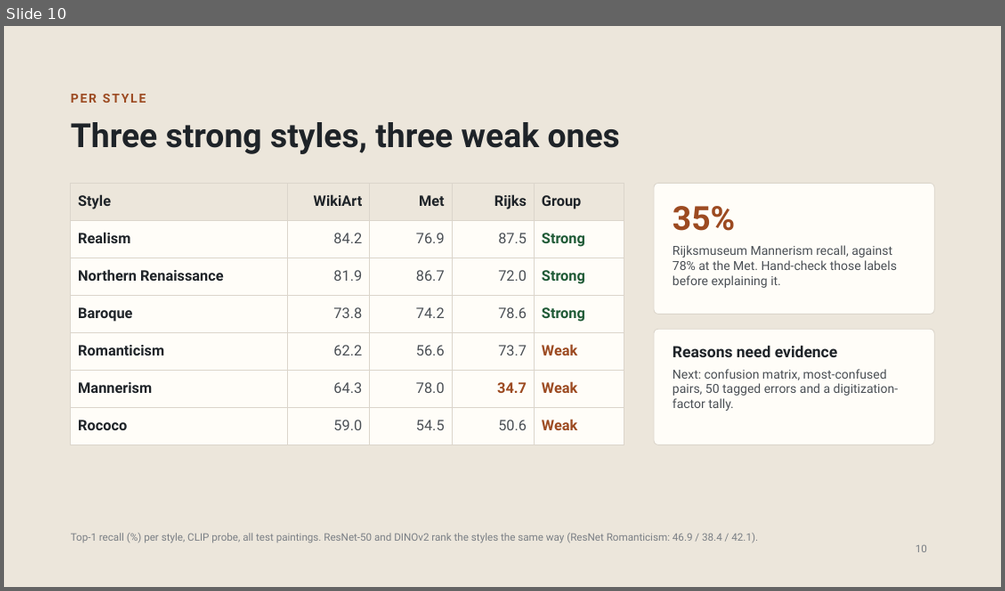
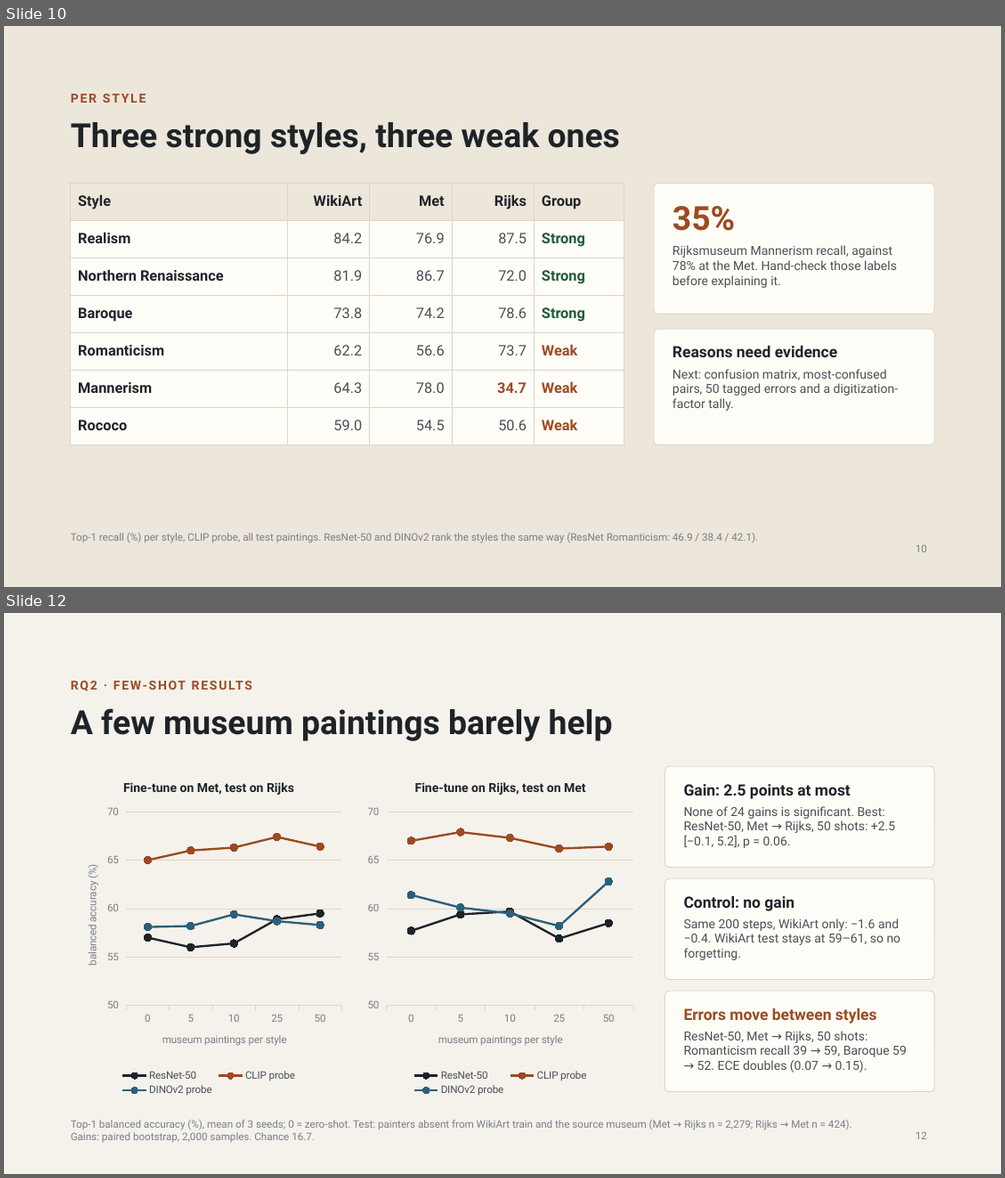
Before and after one commit to abdull254/wikiart-to-museum, a slide deck: slides/WikiArt_to_Museum_Progress_2026-11-18.pptx. Shown one above the other, each under a label of ours: slide 10 before the commit, slides 10 and 12 after it; the slides between them are not shown. The pictures are 1005x591 and 1005x1178 pixels, drawn with LibreOffice and Linux fonts; fonts in the diff are those of the drawing. Boxes give left, top, right and bottom in pixels: in the first picture for what was removed or moved away, otherwise in the second. Text is boxed around its words. In the diff, an @@ line names an element or a change of style, - is before the commit and + after.

Commit message:
Add RQ2 few-shot results: report, curve, run notebook, README and slide
- results/rq2/: full report (3 models x 2 directions x k = 0-50, 3 seeds), test-set sizes and floors, curve
- notebooks/rq2_fewshot.ipynb: the Nov 17 Colab run with outputs
- README, docs/settings.md, docs/todo.md: RQ2 results and settings
- Progress deck (Nov 18): RQ2 results slide, design slide and summary updated

```diff
--- a/slides/WikiArt_to_Museum_Progress_2026-11-18.pptx
+++ b/slides/WikiArt_to_Museum_Progress_2026-11-18.pptx
@@ slide 12 added at (4,613,1001,1174), background #F5F2EC @@
@@ text added at (71,674,934,695), 12 pt, text #9C4A21, bold @@
+RQ2 · FEW-SHOT RESULTS
@@ title added at (71,708,613,741), 32 pt, text #1E2328, bold @@
+A few museum paintings barely help
@@ line chart added at (71,766,348,1099) @@
+title "Fine-tune on Met, test on Rijks"
+categories: 0, 5, 10, 25, 50
+ResNet-50: 57, 56, 56.4, 58.9, 59.5
+CLIP probe: 65, 66, 66.3, 67.4, 66.4
+DINOv2 probe: 58.1, 58.2, 59.4, 58.7, 58.3
@@ line chart added at (362,766,639,1099) @@
+title "Fine-tune on Rijks, test on Met"
+categories: 0, 5, 10, 25, 50
+ResNet-50: 57.7, 59.4, 59.7, 56.9, 58.5
+CLIP probe: 67, 67.9, 67.3, 66.2, 66.4
+DINOv2 probe: 61.4, 60.1, 59.5, 58.2, 62.8
@@ rounded rectangle added at (665,766,934,868), fill #FFFDF8, outline #DBD5CB 0.75 pt @@
@@ text added at (684,784,850,799), 15 pt, text #1E2328, bold @@
+Gain: 2.5 points at most
@@ text added at (684,806,895,848), 12 pt, text #4A4F55 @@
+None of 24 gains is significant. Best: ResNet-50, Met → Rijks, 50 shots: +2.5 [−0.1, 5.2], p = 0.06.
@@ rounded rectangle added at (665,878,934,980), fill #FFFDF8, outline #DBD5CB 0.75 pt @@
@@ text added at (684,896,794,911), 15 pt, text #1E2328, bold @@
+Control: no gain
@@ text added at (684,918,901,960), 12 pt, text #4A4F55 @@
+Same 200 steps, WikiArt only: −1.6 and −0.4. WikiArt test stays at 59–61, so no forgetting.
@@ rounded rectangle added at (665,990,934,1092), fill #FFFDF8, outline #DBD5CB 0.75 pt @@
@@ text added at (684,1008,877,1023), 15 pt, text #9C4A21, bold @@
+Errors move between styles
@@ text added at (684,1030,906,1072), 12 pt, text #4A4F55 @@
+ResNet-50, Met → Rijks, 50 shots: Romanticism recall 39 → 59, Baroque 59 → 52. ECE doubles (0.07 → 0.15).
@@ text added at (71,1119,852,1143), 10 pt, text #7A7F85 @@
+Top-1 balanced accuracy (%), mean of 3 seeds; 0 = zero-shot. Test: painters absent from WikiArt train and the source museum (Met → Rijks n = 2,279; Rijks → Met n = 424). Gains: paired bootstrap, 2,000 samples. Chance 16.7.
@@ page number added at (915,1131,927,1139), 10 pt, text #7A7F85 @@
+12
```
Also in this commit, not shown: 7 slides changed, 7 other files.
